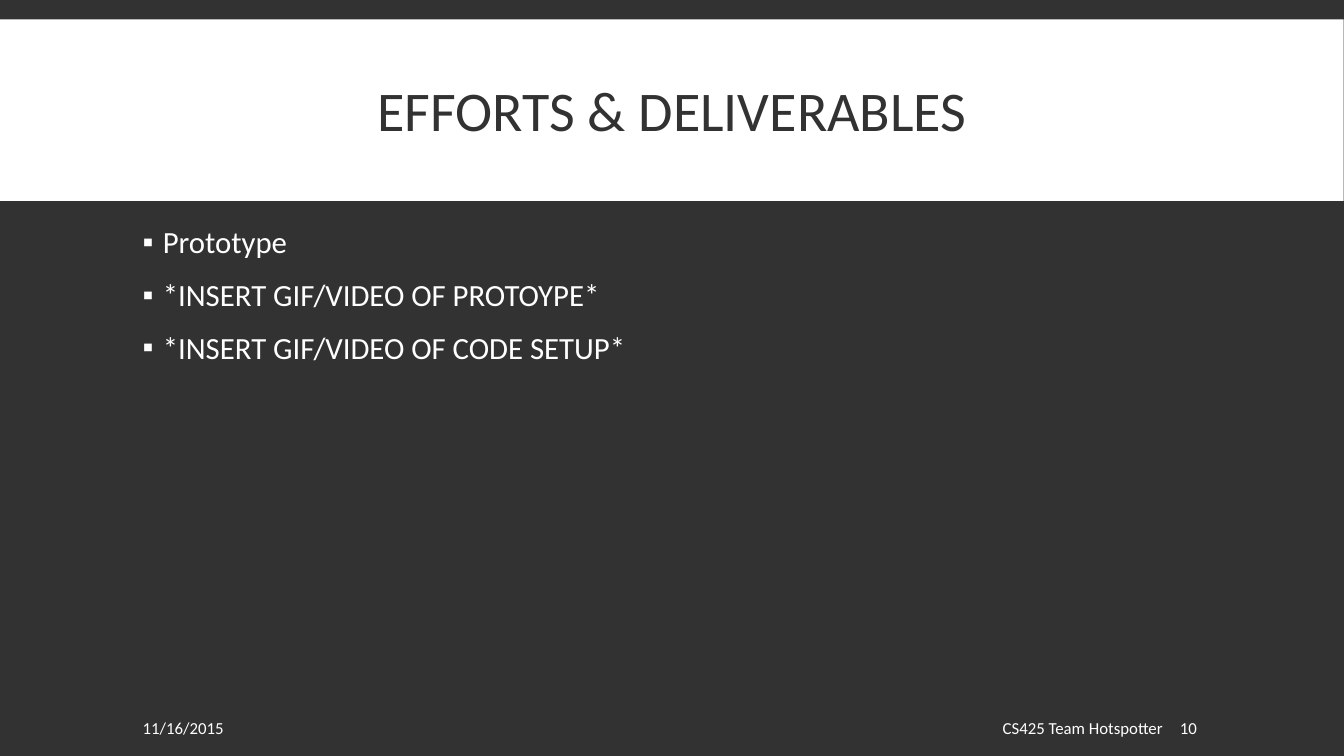
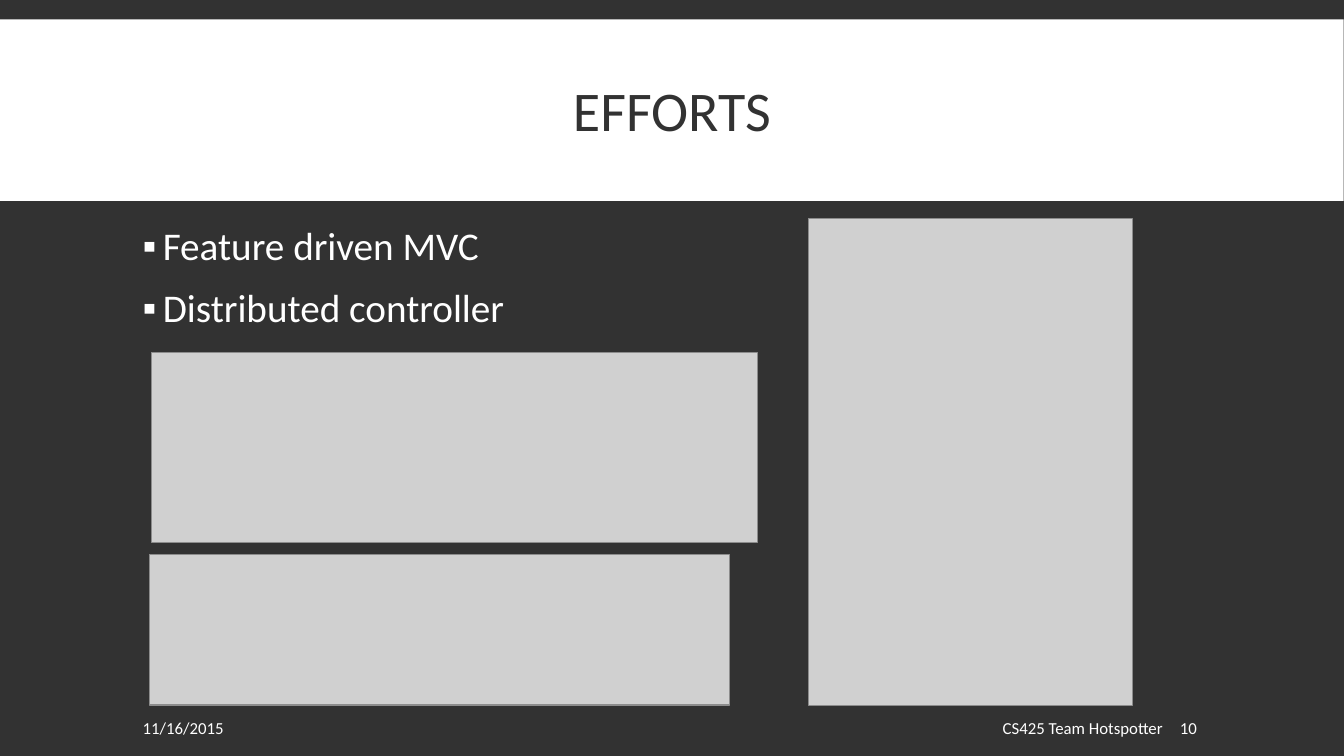
Before and after one commit to spesmit/hotspotter, a slide deck: slide 10 of Documentation/Presentations/CS425 Final Presentation.pptx. Drawn at 1344x756 pixels with LibreOffice and Linux fonts; fonts in the diff are those of the drawing; grey boxes stand for pictures. Boxes give left, top, right and bottom in pixels: in the first picture for what was removed or moved away, otherwise in the second. Text is boxed around its words. In the diff, an @@ line names an element or a change of style, - is before the commit and + after.

```diff
--- a/Documentation/Presentations/CS425 Final Presentation.pptx
+++ b/Documentation/Presentations/CS425 Final Presentation.pptx
@@ title at [573,94,771,132]: text changed @@
-EFFORTS & DELIVERABLES
+EFFORTS
@@ text at [163,232,504,323]: text changed; size 22 to 28 pt @@
-▪ Prototype
-▪ *INSERT GIF/VIDEO OF PROTOYPE*
-▪ *INSERT GIF/VIDEO OF CODE SETUP*
+▪ Feature driven MVC
+▪ Distributed controller
@@ picture added at [808,219,1132,705] @@
@@ picture added at [151,353,757,542] @@
@@ picture added at [150,555,730,705] @@
```
Also in this commit, not shown: 2 other slides changed, 1 other file.
